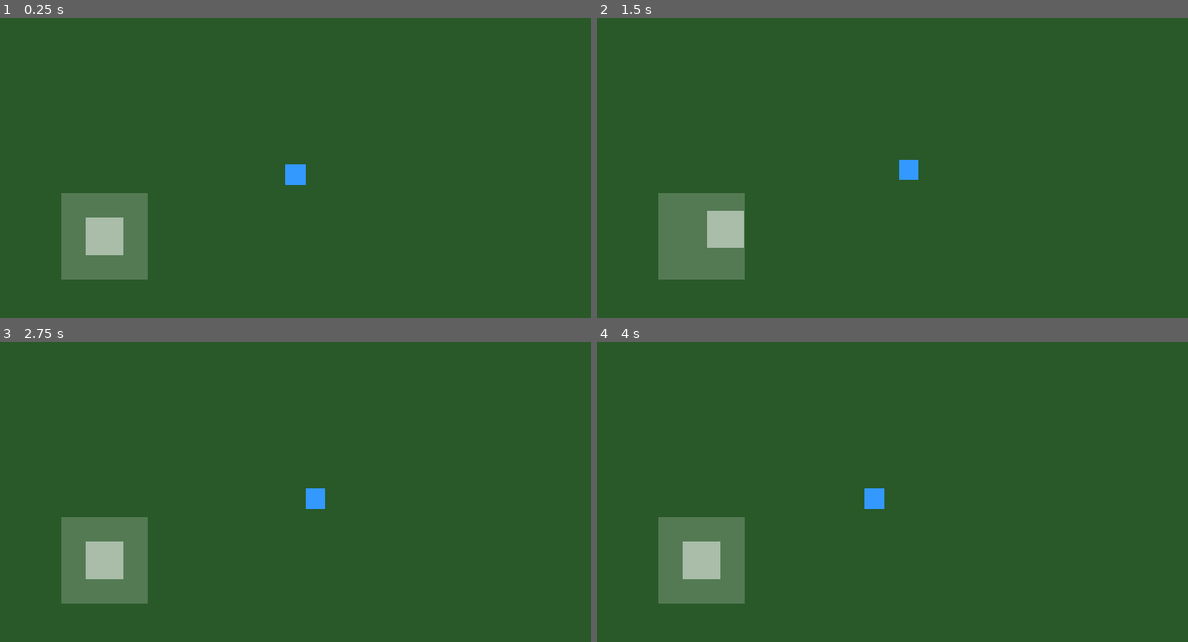
Above: before the commit, frames 1-4 (two rows, left to right).
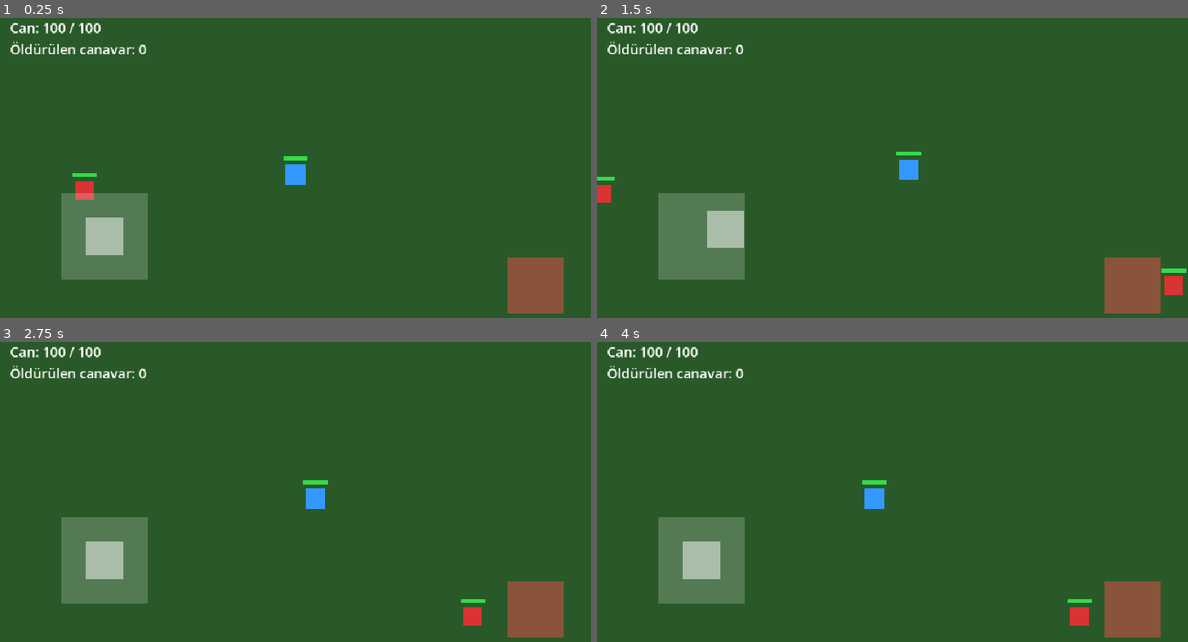
Above: after the commit, the same moments.

Repository: batv45/knight-lite
Game: Godot game, scene res://scenes/World.tscn
Two runs of this game, one before a commit and one after it. Both use one fixed random seed, a clock stepped at 60 frames per second and the inputs below.
Inputs (mouse positions are in pixels of both pictures, inside the frame that each line leads up to):
- Up to frame 1 (0.25 s): no input
- Up to frame 2 (1.5 s): tap Enter (ui_accept) at 0.5, 0.6, 0.77, 1.07 s; move the mouse to (1022, 159) at 0.52 s; hold Right (ui_right) 0.53-1.25 s; click (1022, 159) at 0.67 s; drag from (774, 192) to (862, 240) at 1.27 s
- Up to frame 3 (2.75 s): move the mouse to (354, 426) at 2.02 s; hold Right (ui_right) from 2.03 s (still down); tap Enter (ui_accept) at 2.1 s; click (354, 426) at 2.17 s
- Up to frame 4 (4 s): release Right (ui_right) at 2.75 s; drag from (862, 564) to (715, 450) at 2.77 s; move the mouse to (1069, 549) at 3.52 s; hold Left (ui_left) from 3.53 s (still down); tap Enter (ui_accept) at 3.6, 3.77 s; click (1069, 549) at 3.67 s

The runs differ from the first frame. In frame 1, 2.7% of the frame differs, in the area x 1-96%, y 1-99%; in frame 2, 2.9%, in the area x 0-100%, y 1-99%; in frame 3, 2.7%; in frame 4, 2.7%.

Commit message:
Faz 2: savaş sistemi (saldırı, HP, canavar AI, ölüm/respawn, HUD)
Co-Authored-By: Claude Sonnet 5 <noreply@anthropic.com>

Diff:
--- /dev/null
+++ b/scenes/Enemy.tscn
@@ -0,0 +1,6 @@
+[gd_scene load_steps=2 format=3]
+
+[ext_resource type="Script" path="res://scripts/enemy.gd" id="1"]
+
+[node name="Enemy" type="CharacterBody2D"]
+script = ExtResource("1")
--- /dev/null
+++ b/scenes/HUD.tscn
@@ -0,0 +1,6 @@
+[gd_scene load_steps=2 format=3]
+
+[ext_resource type="Script" path="res://scripts/hud.gd" id="1"]
+
+[node name="HUD" type="CanvasLayer"]
+script = ExtResource("1")
--- /dev/null
+++ b/scripts/enemy.gd
@@ -0,0 +1,102 @@
+extends CharacterBody2D
+## Faz 2: tek canavar tipi. Basit state machine: Idle -> oyuncuyu görünce Chase ->
+## menzile girince Attack -> HP 0 olunca Dead (kısa efekt + queue_free).
+## Görsel şimdilik düz renkli kare (placeholder).
+
+signal died(xp_reward: int)
+
+enum State { IDLE, CHASE, ATTACK, DEAD }
+
+const BODY_SIZE := 30.0
+const MAX_HP := 40
+const SPEED := 90.0
+const DETECT_RANGE := 220.0
+const ATTACK_RANGE := 34.0
+const ATTACK_DAMAGE := 10
+const ATTACK_COOLDOWN := 1.0
+const XP_REWARD := 15 # Faz 3'te leveling sistemi bu değeri kullanacak
+
+var hp := MAX_HP
+var state: int = State.IDLE
+
+var _attack_ready := true
+var _player: Node2D
+var _visual: ColorRect
+var _collision_shape: CollisionShape2D
+var _health_bar: HealthBar
+
+func _ready() -> void:
+	add_to_group("enemies")
+
+	_visual = ColorRect.new()
+	_visual.color = Color(0.85, 0.2, 0.2) # kırmızı kare = canavar
+	_visual.size = Vector2(BODY_SIZE, BODY_SIZE)
+	_visual.pivot_offset = _visual.size / 2.0
+	_visual.position = -_visual.size / 2.0
+	_visual.mouse_filter = Control.MOUSE_FILTER_IGNORE
+	add_child(_visual)
+
+	_collision_shape = CollisionShape2D.new()
+	var rect := RectangleShape2D.new()
+	rect.size = Vector2(BODY_SIZE - 4.0, BODY_SIZE - 4.0)
+	_collision_shape.shape = rect
+	add_child(_collision_shape)
+
+	_health_bar = HealthBar.new()
+	_health_bar.position = Vector2(0, -BODY_SIZE / 2.0 - 10.0)
+	add_child(_health_bar)
+	_health_bar.update_ratio(1.0)
+
+	_player = get_tree().get_first_node_in_group("player")
+
+func _physics_process(_delta: float) -> void:
+	if state == State.DEAD or _player == null or not is_instance_valid(_player) or _player.is_dead:
+		velocity = Vector2.ZERO
+		return
+
+	var to_player: Vector2 = _player.global_position - global_position
+	var dist := to_player.length()
+
+	if dist <= ATTACK_RANGE:
+		state = State.ATTACK
+		velocity = Vector2.ZERO
+		if _attack_ready:
+			_attack()
+	elif dist <= DETECT_RANGE:
+		state = State.CHASE
+		velocity = to_player.normalized() * SPEED
+	else:
+		state = State.IDLE
+		velocity = Vector2.ZERO
+
+	move_and_slide()
+
+func _attack() -> void:
+	_attack_ready = false
+	_player.take_damage(ATTACK_DAMAGE)
+	await get_tree().create_timer(ATTACK_COOLDOWN).timeout
+	_attack_ready = true
+
+func take_damage(amount: int) -> void:
+	if state == State.DEAD:
+		return
+	hp = max(hp - amount, 0)
+	_health_bar.update_ratio(float(hp) / float(MAX_HP))
+	_flash_hit()
+	if hp <= 0:
+		_die()
+
+func _flash_hit() -> void:
+	var tw := create_tween()
+	tw.tween_property(_visual, "modulate", Color(1, 1, 1), 0.08)
+	tw.tween_property(_visual, "modulate", Color(0.85, 0.2, 0.2), 0.25)
+
+func _die() -> void:
+	state = State.DEAD
+	_collision_shape.disabled = true
+	died.emit(XP_REWARD)
+	var tw := create_tween()
+	tw.tween_property(_visual, "scale", Vector2.ZERO, 0.3)
+	tw.parallel().tween_property(_health_bar, "scale", Vector2.ZERO, 0.15)
+	await tw.finished
+	queue_free()
--- /dev/null
+++ b/scripts/health_bar.gd
@@ -0,0 +1,28 @@
+class_name HealthBar
+extends Node2D
+## Player ve Enemy'nin başının üstünde gösterilen basit HP çubuğu.
+## `update_ratio(0..1)` ile doldurulma oranı ayarlanır. Placeholder: düz renk
+## dikdörtgenler, asset seçilince görsel stil değişebilir ama arayüz (bu fonksiyon) aynı kalır.
+
+const WIDTH := 40.0
+const HEIGHT := 6.0
+
+var _fg: ColorRect
+
+func _ready() -> void:
+	var bg := ColorRect.new()
+	bg.color = Color(0.2, 0.05, 0.05, 0.85)
+	bg.size = Vector2(WIDTH, HEIGHT)
+	bg.position = -bg.size / 2.0
+	bg.mouse_filter = Control.MOUSE_FILTER_IGNORE
+	add_child(bg)
+
+	_fg = ColorRect.new()
+	_fg.color = Color(0.2, 0.9, 0.3, 0.95)
+	_fg.size = Vector2(WIDTH, HEIGHT)
+	_fg.position = bg.position
+	_fg.mouse_filter = Control.MOUSE_FILTER_IGNORE
+	add_child(_fg)
+
+func update_ratio(ratio: float) -> void:
+	_fg.size.x = WIDTH * clampf(ratio, 0.0, 1.0)
--- /dev/null
+++ b/scripts/hud.gd
@@ -0,0 +1,33 @@
+extends CanvasLayer
+## Faz 2 basit HUD: can göstergesi + öldürülen canavar sayacı.
+## Faz 3'te XP/level çubuğu buraya eklenecek.
+
+var _hp_label: Label
+var _kill_label: Label
+var _kills := 0
+
+func _ready() -> void:
+	var margin := MarginContainer.new()
+	margin.set_anchors_preset(Control.PRESET_TOP_LEFT)
+	margin.add_theme_constant_override("margin_left", 16)
+	margin.add_theme_constant_override("margin_top", 16)
+	add_child(margin)
+
+	var box := VBoxContainer.new()
+	margin.add_child(box)
+
+	_hp_label = Label.new()
+	_hp_label.add_theme_font_size_override("font_size", 22)
+	box.add_child(_hp_label)
+
+	_kill_label = Label.new()
+	_kill_label.add_theme_font_size_override("font_size", 22)
+	_kill_label.text = "Öldürülen canavar: 0"
+	box.add_child(_kill_label)
+
+func set_player_hp(current: int, max_hp: int) -> void:
+	_hp_label.text = "Can: %d / %d" % [current, max_hp]
+
+func add_kill(_xp_reward: int) -> void:
+	_kills += 1
+	_kill_label.text = "Öldürülen canavar: %d" % _kills
--- a/scripts/input_bridge.gd
+++ b/scripts/input_bridge.gd
@@ -1,10 +1,10 @@
 extends Node
-## Autoload singleton. Klavye (PC test) ve dokunmatik joystick (Android) girdilerini
-## tek bir arayüzde birleştirir. Oyun mantığı (Player, ileride NPC/UI) sadece
-## InputBridge.get_move_vector() çağırır, kaynağın klavye mi touch mu olduğuyla
-## ilgilenmez.
+## Autoload singleton. Klavye (PC test) ve dokunmatik kontroller (Android) girdilerini
+## tek bir arayüzde birleştirir. Oyun mantığı (Player, ileride UI) sadece bu arayüzü
+## çağırır, kaynağın klavye mi touch mu olduğuyla ilgilenmez.
 
 var _touch_move_vector := Vector2.ZERO
+var _attack_requested := false
 
 ## TouchControls tarafından her sürüklemede çağrılır.
 func set_move_vector(v: Vector2) -> void:
@@ -16,3 +16,15 @@
 	if _touch_move_vector.length() > 0.05:
 		return _touch_move_vector.limit_length(1.0)
 	return Input.get_vector("ui_left", "ui_right", "ui_up", "ui_down")
+
+## Dokunmatik saldırı butonuna basıldığında çağrılır (bkz. touch_controls.gd).
+func request_attack() -> void:
+	_attack_requested = true
+
+## Bir kez tüketilen (one-shot) saldırı isteği: touch butonundan gelen tetikleme
+## ya da klavyede yeni basılmış ui_accept (boşluk/enter).
+func consume_attack_request() -> bool:
+	if _attack_requested:
+		_attack_requested = false
+		return true
+	return Input.is_action_just_pressed("ui_accept")
--- a/scripts/player.gd
+++ b/scripts/player.gd
@@ -1,26 +1,112 @@
 extends CharacterBody2D
-## Faz 1: sadece hareket. Görsel şimdilik düz renkli kare (placeholder) —
+## Faz 2: hareket + savaş. Görsel şimdilik düz renkli kare (placeholder) —
 ## asset paketi seçilince bu kısım gerçek sprite/AnimatedSprite2D ile değişecek.
+
+signal died
+signal health_changed(current: int, max_hp: int)
 
 const SPEED := 180.0
 const BODY_SIZE := 32.0
+const MAX_HP := 100
+const ATTACK_DAMAGE := 20
+const ATTACK_RANGE := 46.0
+const ATTACK_COOLDOWN := 0.4
+const RESPAWN_DELAY := 1.5
+
+var hp := MAX_HP
+var facing := Vector2.DOWN
+var can_attack := true
+var is_dead := false
+var spawn_point := Vector2.ZERO
+
+var _visual: ColorRect
+var _collision_shape: CollisionShape2D
+var _health_bar: HealthBar
 
 func _ready() -> void:
-	var visual := ColorRect.new()
-	visual.name = "PlaceholderVisual"
-	visual.color = Color(0.2, 0.6, 1.0) # mavi kare = karakter
-	visual.size = Vector2(BODY_SIZE, BODY_SIZE)
-	visual.position = -visual.size / 2.0
-	visual.mouse_filter = Control.MOUSE_FILTER_IGNORE
-	add_child(visual)
+	add_to_group("player")
+	spawn_point = position
 
-	var shape := CollisionShape2D.new()
+	_visual = ColorRect.new()
+	_visual.color = Color(0.2, 0.6, 1.0) # mavi kare = karakter
+	_visual.size = Vector2(BODY_SIZE, BODY_SIZE)
+	_visual.pivot_offset = _visual.size / 2.0
+	_visual.position = -_visual.size / 2.0
+	_visual.mouse_filter = Control.MOUSE_FILTER_IGNORE
+	add_child(_visual)
+
+	_collision_shape = CollisionShape2D.new()
 	var rect := RectangleShape2D.new()
 	rect.size = Vector2(BODY_SIZE - 4.0, BODY_SIZE - 4.0)
-	shape.shape = rect
-	add_child(shape)
+	_collision_shape.shape = rect
+	add_child(_collision_shape)
+
+	_health_bar = HealthBar.new()
+	_health_bar.position = Vector2(0, -BODY_SIZE / 2.0 - 10.0)
+	add_child(_health_bar)
+	_health_bar.update_ratio(1.0)
 
 func _physics_process(_delta: float) -> void:
+	if is_dead:
+		velocity = Vector2.ZERO
+		return
+
 	var dir := InputBridge.get_move_vector()
+	if dir.length() > 0.1:
+		facing = dir.normalized()
 	velocity = dir * SPEED
 	move_and_slide()
+
+	if InputBridge.consume_attack_request():
+		_attack()
+
+func _attack() -> void:
+	if not can_attack or is_dead:
+		return
+	can_attack = false
+	_play_attack_flash()
+	for enemy in get_tree().get_nodes_in_group("enemies"):
+		if not is_instance_valid(enemy):
+			continue
+		var to_enemy: Vector2 = enemy.global_position - global_position
+		if to_enemy.length() <= ATTACK_RANGE and to_enemy.normalized().dot(facing) > 0.3:
+			enemy.take_damage(ATTACK_DAMAGE)
+	await get_tree().create_timer(ATTACK_COOLDOWN).timeout
+	can_attack = true
+
+func _play_attack_flash() -> void:
+	var tw := create_tween()
+	tw.tween_property(_visual, "scale", Vector2(1.4, 1.4), 0.08)
+	tw.tween_property(_visual, "scale", Vector2.ONE, 0.08)
+
+func take_damage(amount: int) -> void:
+	if is_dead:
+		return
+	hp = max(hp - amount, 0)
+	health_changed.emit(hp, MAX_HP)
+	_health_bar.update_ratio(float(hp) / float(MAX_HP))
+	_flash_hit()
+	if hp <= 0:
+		_die()
+
+func _flash_hit() -> void:
+	var tw := create_tween()
+	tw.tween_property(_visual, "modulate", Color(1, 0.3, 0.3), 0.08)
+	tw.tween_property(_visual, "modulate", Color.WHITE, 0.25)
+
+func _die() -> void:
+	is_dead = true
+	visible = false
+	_collision_shape.disabled = true
+	died.emit()
+	await get_tree().create_timer(RESPAWN_DELAY).timeout
+	_respawn()
+
+func _respawn() -> void:
+	hp = MAX_HP
+	health_changed.emit(hp, MAX_HP)
+	_health_bar.update_ratio(1.0)
+	global_position = spawn_point
+	is_dead = false
+	visible = true
+	_collision_shape.disabled = false
--- a/scripts/touch_controls.gd
+++ b/scripts/touch_controls.gd
@@ -1,12 +1,16 @@
 extends CanvasLayer
-## Sol alt köşede sanal joystick. Sürüklenen mesafe/yön -1..1 aralığına
-## normalize edilip InputBridge'e yazılır. PC'de mouse ile de çalışır çünkü
-## project.godot'ta "emulate_touch_from_mouse" açık.
+## Sol altta hareket için sanal joystick, sağ altta saldırı butonu.
+## PC'de mouse ile de çalışır çünkü project.godot'ta "emulate_touch_from_mouse" açık.
+## İki dokunuşu (hareket + saldırı) aynı anda ayırt edebilmek için her biri kendi
+## touch index'ini takip eder.
 
 const BASE_SIZE := 140.0
 const KNOB_SIZE := 60.0
 const MARGIN := 100.0
 const MAX_OFFSET := (BASE_SIZE - KNOB_SIZE) / 2.0
+
+const ATTACK_BUTTON_SIZE := 90.0
+const ATTACK_MARGIN := 90.0
 
 var _touch_index := -1
 var _base_center := Vector2.ZERO
@@ -14,15 +18,24 @@
 var _base_visual: ColorRect
 var _knob_visual: ColorRect
 
+var _attack_touch_index := -1
+var _attack_center := Vector2.ZERO
+var _attack_visual: ColorRect
+
 func _ready() -> void:
 	var viewport_size := get_viewport().get_visible_rect().size
+
 	_base_center = Vector2(MARGIN + BASE_SIZE / 2.0, viewport_size.y - MARGIN - BASE_SIZE / 2.0)
 	_knob_center = _base_center
-
 	_base_visual = _make_pad(BASE_SIZE, Color(1, 1, 1, 0.2))
 	_knob_visual = _make_pad(KNOB_SIZE, Color(1, 1, 1, 0.5))
 	add_child(_base_visual)
 	add_child(_knob_visual)
+
+	_attack_center = Vector2(viewport_size.x - ATTACK_MARGIN, viewport_size.y - ATTACK_MARGIN)
+	_attack_visual = _make_pad(ATTACK_BUTTON_SIZE, Color(1, 0.3, 0.3, 0.45))
+	add_child(_attack_visual)
+
 	_update_visuals()
 
 func _make_pad(size: float, color: Color) -> ColorRect:
@@ -35,6 +48,7 @@
 func _update_visuals() -> void:
 	_base_visual.position = _base_center - _base_visual.size / 2.0
 	_knob_visual.position = _knob_center - _knob_visual.size / 2.0
+	_attack_visual.position = _attack_center - _attack_visual.size / 2.0
 
 func _input(event: InputEvent) -> void:
 	if event is InputEventScreenTouch:
@@ -42,8 +56,14 @@
 			if _touch_index == -1 and event.position.distance_to(_base_center) <= BASE_SIZE:
 				_touch_index = event.index
 				_drag_to(event.position)
-		elif event.index == _touch_index:
-			_release()
+			elif _attack_touch_index == -1 and event.position.distance_to(_attack_center) <= ATTACK_BUTTON_SIZE / 2.0:
+				_attack_touch_index = event.index
+				InputBridge.request_attack()
+		else:
+			if event.index == _touch_index:
+				_release_joystick()
+			elif event.index == _attack_touch_index:
+				_attack_touch_index = -1
 	elif event is InputEventScreenDrag and event.index == _touch_index:
 		_drag_to(event.position)
 
@@ -55,7 +75,7 @@
 	_update_visuals()
 	InputBridge.set_move_vector(offset / MAX_OFFSET)
 
-func _release() -> void:
+func _release_joystick() -> void:
 	_touch_index = -1
 	_knob_center = _base_center
 	_update_visuals()
--- a/scripts/world.gd
+++ b/scripts/world.gd
@@ -1,29 +1,30 @@
 extends Node2D
-## Faz 1 test dünyası: düz renkli zemin + oyuncu + oyuncuyu takip eden kamera +
-## dokunmatik kontrol katmanı. İleride TileMap tabanlı gerçek açık dünya ile
-## değişecek, ama Player/InputBridge/TouchControls mimarisi aynı kalacak.
+## Faz 2 test dünyası: zemin + oyuncu + kamera + touch kontrol + HUD + canavarlar.
+## Canavar öldüğünde bir süre sonra dünyada rastgele bir yerde yenisi doğar,
+## böylece "öldür-tekrar öldür" döngüsü (Faz 3'te XP/level ile beslenecek) test edilebiliyor.
 
 const WORLD_SIZE := Vector2(2400, 1350)
+const ENEMY_COUNT := 3
+const ENEMY_RESPAWN_DELAY := 4.0
+const ENEMY_SPAWN_MARGIN := 200.0
+
+var _hud: CanvasLayer
 
 func _ready() -> void:
 	_build_ground()
 	var player := _spawn_player()
 	_attach_camera(player)
 	_add_touch_controls()
-	_maybe_take_dev_screenshot()
 
-## Ekranı olmayan (headless/server) ortamda görsel doğrulama için: proje
-## `-- --screenshot` argümanıyla çalıştırılırsa birkaç kare bekleyip
-## res://screenshot.png dosyasına kaydeder ve çıkar. Oyun mantığının bir
-## parçası değil, sadece geliştirici aracı.
-func _maybe_take_dev_screenshot() -> void:
-	if "--screenshot" not in OS.get_cmdline_user_args():
-		return
-	await get_tree().create_timer(0.5).timeout
-	var img := get_viewport().get_texture().get_image()
-	img.save_png("res://screenshot.png")
-	print("Screenshot kaydedildi: screenshot.png")
-	get_tree().quit()
+	_hud = load("res://scenes/HUD.tscn").instantiate()
+	add_child(_hud)
+	player.health_changed.connect(_hud.set_player_hp)
+	_hud.set_player_hp(player.hp, player.MAX_HP)
+
+	for i in ENEMY_COUNT:
+		_spawn_enemy_at(_random_enemy_position())
+
+	_maybe_take_dev_screenshot(player)
 
 func _build_ground() -> void:
 	var ground := ColorRect.new()
@@ -52,3 +53,47 @@
 
 func _add_touch_controls() -> void:
 	add_child(load("res://scenes/TouchControls.tscn").instantiate())
+
+func _random_enemy_position() -> Vector2:
+	return Vector2(
+		randf_range(ENEMY_SPAWN_MARGIN, WORLD_SIZE.x - ENEMY_SPAWN_MARGIN),
+		randf_range(ENEMY_SPAWN_MARGIN, WORLD_SIZE.y - ENEMY_SPAWN_MARGIN)
+	)
+
+func _spawn_enemy_at(pos: Vector2) -> CharacterBody2D:
+	var enemy: CharacterBody2D = load("res://scenes/Enemy.tscn").instantiate()
+	enemy.position = pos
+	add_child(enemy)
+	enemy.died.connect(func(xp_reward: int) -> void:
+		_hud.add_kill(xp_reward)
+		await get_tree().create_timer(ENEMY_RESPAWN_DELAY).timeout
+		_spawn_enemy_at(_random_enemy_position())
+	)
+	return enemy
+
+## Ekranı olmayan (headless/server) ortamda görsel doğrulama için: proje
+## `-- --screenshot` argümanıyla çalıştırılırsa oyuncunun hemen yanına garanti
+## menzilde bir test canavarı koyup öldürür (hasar/HP/ölüm/respawn zincirini
+## uçtan uca doğrulamak için), sonra res://screenshot.png'ye kaydedip çıkar.
+## Oyun mantığının bir parçası değil, sadece geliştirici aracı.
+func _maybe_take_dev_screenshot(player: CharacterBody2D) -> void:
+	if "--screenshot" not in OS.get_cmdline_user_args():
+		return
+	await get_tree().create_timer(0.2).timeout
+
+	var dummy := _spawn_enemy_at(player.global_position + Vector2(40, 0))
+
+	InputBridge.set_move_vector(Vector2.RIGHT)
+	await get_tree().create_timer(0.15).timeout
+	InputBridge.set_move_vector(Vector2.ZERO)
+
+	for i in 5:
+		InputBridge.request_attack()
+		await get_tree().create_timer(0.5).timeout
+
+	print("Test canavarı hâlâ hayatta mı: ", is_instance_valid(dummy))
+
+	var img := get_viewport().get_texture().get_image()
+	img.save_png("res://screenshot.png")
+	print("Screenshot kaydedildi: screenshot.png")
+	get_tree().quit()
Not shown, added: scripts/enemy.gd.uid
Not shown, added: scripts/health_bar.gd.uid
Not shown, added: scripts/hud.gd.uid
Not shown, changed: README.md
Not shown, added: releases/archive_phase1-debug.apk
Not shown, changed: releases/knight-lite-phase1-debug.apk
Not shown, added: releases/knight-lite-phase2-debug.apk
